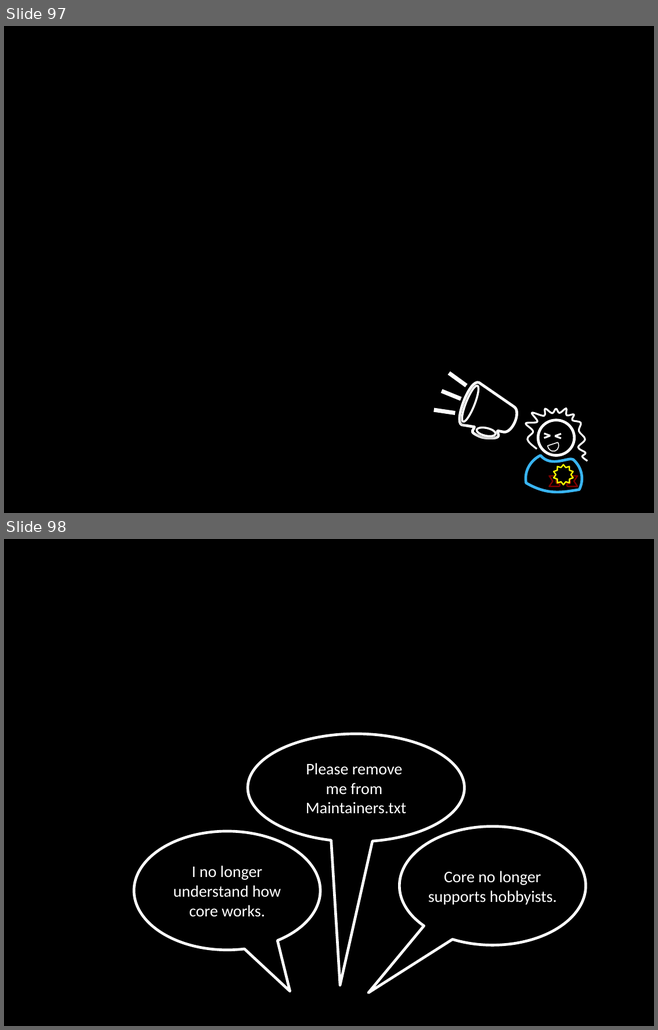
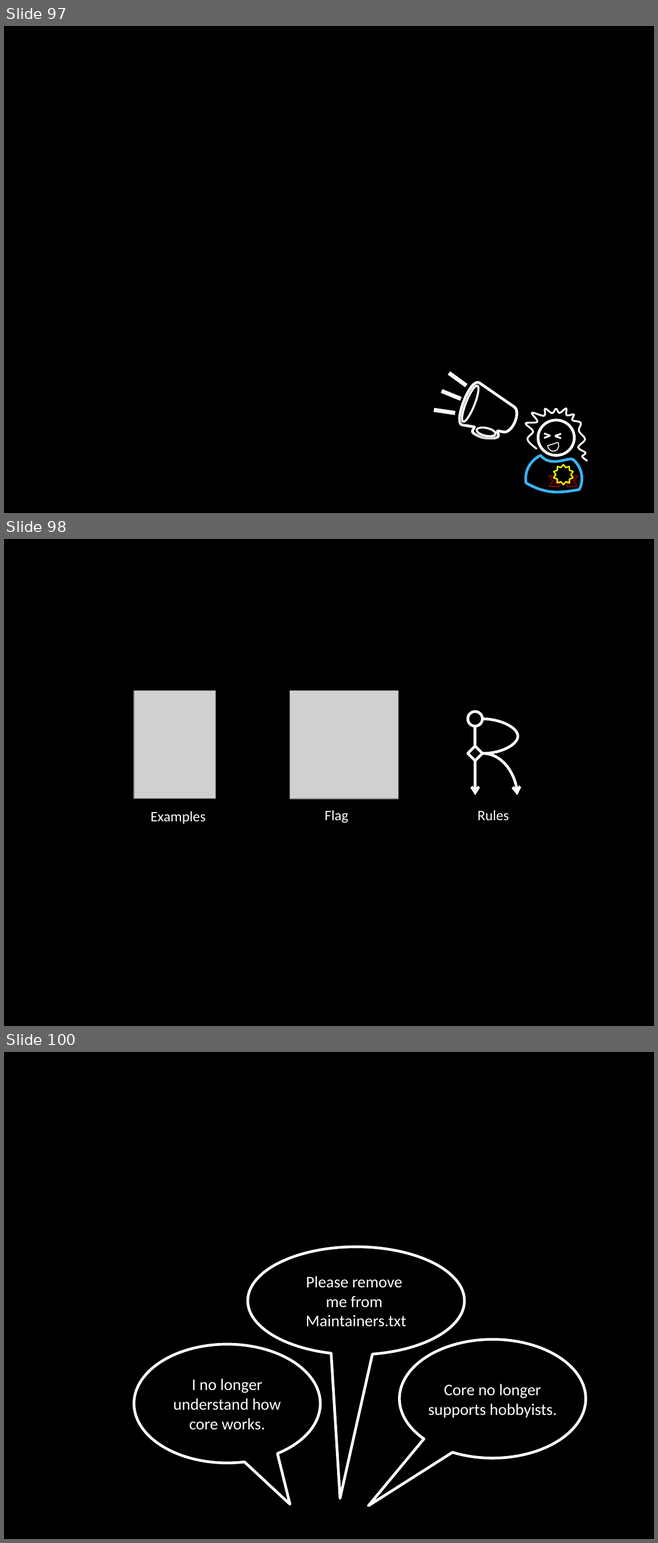
Before and after one commit to socketwench/exampleModuleAintCore, a slide deck: src/exampleModuleAintCore.pptx. Shown one above the other, each under a label of ours: slides 97 and 98 before the commit, slides 97, 98 and 100 after it; the slides between them are not shown. The pictures are 658x1030 and 658x1543 pixels, drawn with LibreOffice and Linux fonts; fonts in the diff are those of the drawing; grey boxes stand for pictures. Boxes give left, top, right and bottom in pixels: in the first picture for what was removed or moved away, otherwise in the second. Text is boxed around its words. In the diff, an @@ line names an element or a change of style, - is before the commit and + after.

```diff
--- a/src/exampleModuleAintCore.pptx
+++ b/src/exampleModuleAintCore.pptx
@@ slide 98 added at [4,539,654,1026], background #000000 @@
@@ picture added at [134,690,216,798] @@
@@ picture added at [290,690,398,799] @@
@@ group added at [468,712,517,795]: 1 ellipse, 1 diamond, 1 line, 1 arrow, 1 curved arrow, 1 curved line @@
@@ text added at [151,811,206,824], 16 pt, text #FFFFFF @@
+Examples
@@ text added at [325,810,349,823], 16 pt, text #FFFFFF @@
+Flag
@@ text added at [477,810,509,821], 16 pt, text #FFFFFF @@
+Rules
@@ what was slide 98 is now slide 100 @@
```
Also in this commit, not shown: 1 other slide added, 11 other files.
